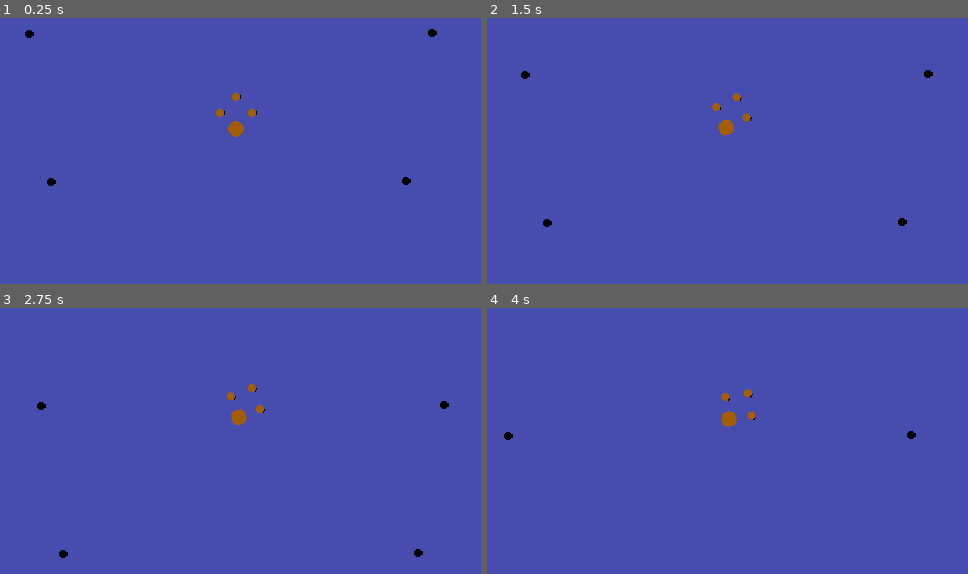
Above: before the commit, frames 1-4 (two rows, left to right).
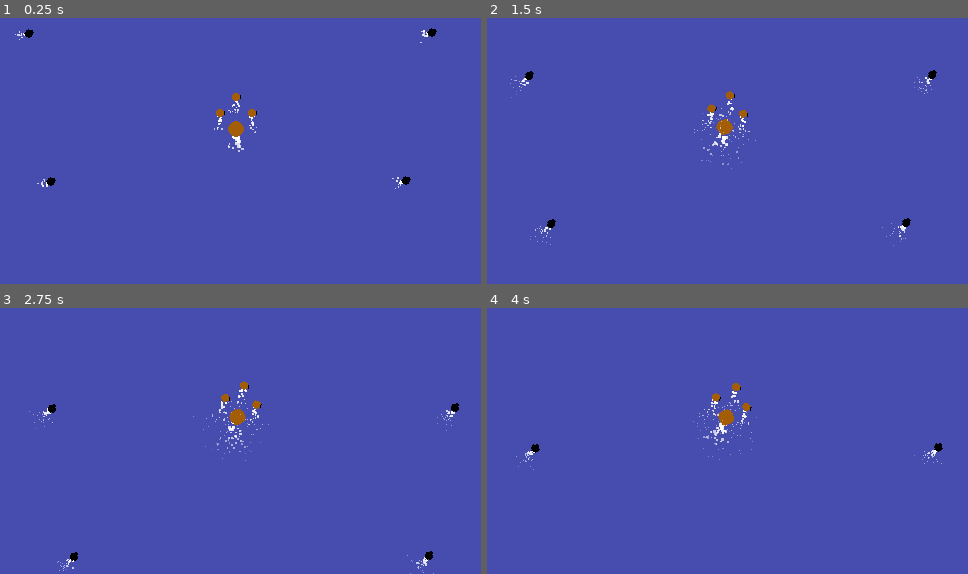
Above: after the commit, the same moments.

Repository: TDQ2/project-armada
Game: Godot game, scene res://scenes/world.tscn
Same seed, same stepped clock (60 frames per second), same inputs: the game is played once before the commit and once after it.
Inputs:
- Up to frame 1 (0.25 s): no input
- Up to frame 2 (1.5 s): hold D (right) 0.53-1.28 s; hold A (left) from 1.28 s (still down)
- Up to frame 3 (2.75 s): release A (left) at 2.03 s; hold D (right) from 2.03 s (still down)
- Up to frame 4 (4 s): release D (right) at 3.53 s; hold A (left) from 3.53 s (still down)

The runs differ from the first frame. In frame 1, 0.3% of the frame differs, in the area x 3-91%, y 3-65%; in frame 2, 0.8%; in frame 3, 1.0%, in the area x 6-96%, y 27-100%; in frame 4, 0.8%.

Commit message:
Add basic particle effects

Diff:
--- /dev/null
+++ b/scenes/effects/large_ship_trail_particles.tscn
@@ -0,0 +1,24 @@
+[gd_scene load_steps=3 format=3 uid="uid://byl18wbj3ujrg"]
+
+[sub_resource type="Curve" id="Curve_yps3e"]
+_data = [Vector2(0, 1), 0.0, 0.0, 0, 0, Vector2(0.5, 0.5), 0.0, 0.0, 0, 0, Vector2(1, 0), 0.0, 0.0, 0, 0]
+point_count = 3
+
+[sub_resource type="Gradient" id="Gradient_jjjox"]
+colors = PackedColorArray(1, 1, 1, 1, 1, 1, 1, 0)
+
+[node name="LargeShipTrailParticles" type="CPUParticles2D"]
+amount = 70
+lifetime = 0.75
+emission_shape = 3
+emission_rect_extents = Vector2(4, 2)
+direction = Vector2(0, 1)
+gravity = Vector2(0, 0)
+initial_velocity_min = 5.0
+initial_velocity_max = 30.0
+orbit_velocity_min = -0.5
+orbit_velocity_max = 0.5
+scale_amount_min = 2.0
+scale_amount_max = 4.0
+scale_amount_curve = SubResource("Curve_yps3e")
+color_ramp = SubResource("Gradient_jjjox")
--- /dev/null
+++ b/scenes/effects/small_ship_trail_particles.tscn
@@ -0,0 +1,24 @@
+[gd_scene load_steps=3 format=3 uid="uid://dv12kaisiygdn"]
+
+[sub_resource type="Curve" id="Curve_yps3e"]
+_data = [Vector2(0, 1), 0.0, 0.0, 0, 0, Vector2(0.5, 0.5), 0.0, 0.0, 0, 0, Vector2(1, 0), 0.0, 0.0, 0, 0]
+point_count = 3
+
+[sub_resource type="Gradient" id="Gradient_jjjox"]
+colors = PackedColorArray(1, 1, 1, 1, 1, 1, 1, 0)
+
+[node name="SmallShipTrailParticles" type="CPUParticles2D"]
+amount = 50
+lifetime = 0.75
+emission_shape = 3
+emission_rect_extents = Vector2(2, 2)
+direction = Vector2(0, 1)
+gravity = Vector2(0, 0)
+initial_velocity_min = 5.0
+initial_velocity_max = 30.0
+orbit_velocity_min = -0.5
+orbit_velocity_max = 0.5
+scale_amount_min = 2.0
+scale_amount_max = 2.0
+scale_amount_curve = SubResource("Curve_yps3e")
+color_ramp = SubResource("Gradient_jjjox")
--- a/scenes/enemies/enemy_ship.tscn
+++ b/scenes/enemies/enemy_ship.tscn
@@ -1,6 +1,7 @@
-[gd_scene load_steps=10 format=3 uid="uid://fwqm2qrf8b7m"]
+[gd_scene load_steps=11 format=3 uid="uid://fwqm2qrf8b7m"]
 
 [ext_resource type="Texture2D" uid="uid://cgoik4vfcn8ci" path="res://textures/enemy_ships/enemyship_ph.png" id="1_scyvl"]
+[ext_resource type="PackedScene" uid="uid://dv12kaisiygdn" path="res://scenes/effects/small_ship_trail_particles.tscn" id="2_j1gvb"]
 [ext_resource type="PackedScene" uid="uid://c8q4gn3yxq5gk" path="res://scenes/components/hurtbox_component.tscn" id="3_0wb5s"]
 [ext_resource type="PackedScene" uid="uid://dvi0t2ejicoky" path="res://scenes/components/detection_component.tscn" id="3_26yc4"]
 [ext_resource type="PackedScene" uid="uid://dg8pictpm7ib6" path="res://scenes/components/health_component.tscn" id="4_awypu"]
@@ -18,9 +19,14 @@
 
 [node name="Cannon" parent="." instance=ExtResource("8_j1gvb")]
 source = 2
+damage = 40.0
 
 [node name="DetectionComponent" parent="Cannon" index="3"]
 collision_mask = 2
+
+[node name="SmallShipTrailParticles" parent="Cannon" instance=ExtResource("2_j1gvb")]
+position = Vector2(-2, 0)
+rotation = 1.5707964
 
 [node name="Sprite2D" type="Sprite2D" parent="."]
 texture = ExtResource("1_scyvl")
--- a/scenes/player/armada.tscn
+++ b/scenes/player/armada.tscn
@@ -6,6 +6,7 @@
 
 [node name="Armada" type="Node2D"]
 script = ExtResource("1_eqf4f")
+rotation_speed = 0.005
 
 [node name="Ships" type="Node2D" parent="."]
 
--- a/scenes/player/flagship_placeholder.tscn
+++ b/scenes/player/flagship_placeholder.tscn
@@ -1,5 +1,6 @@
-[gd_scene load_steps=6 format=3 uid="uid://clnusjnr5hl7l"]
+[gd_scene load_steps=7 format=3 uid="uid://clnusjnr5hl7l"]
 
+[ext_resource type="PackedScene" uid="uid://byl18wbj3ujrg" path="res://scenes/effects/large_ship_trail_particles.tscn" id="1_avvwv"]
 [ext_resource type="Texture2D" uid="uid://bvqev2fahe5y4" path="res://textures/player_ships/flagship_ph.png" id="1_unktg"]
 [ext_resource type="PackedScene" uid="uid://c8q4gn3yxq5gk" path="res://scenes/components/hurtbox_component.tscn" id="2_dnybm"]
 [ext_resource type="PackedScene" uid="uid://dg8pictpm7ib6" path="res://scenes/components/health_component.tscn" id="3_fxxv8"]
@@ -9,6 +10,9 @@
 radius = 8.0
 
 [node name="FlagshipPlaceholder" type="Node2D"]
+
+[node name="LargeShipTrailParticles" parent="." instance=ExtResource("1_avvwv")]
+position = Vector2(0, 4)
 
 [node name="Sprite2D" type="Sprite2D" parent="."]
 texture = ExtResource("1_unktg")
--- a/scenes/player/gunship_placeholder.tscn
+++ b/scenes/player/gunship_placeholder.tscn
@@ -1,5 +1,6 @@
-[gd_scene load_steps=7 format=3 uid="uid://rj8g5emnw0ft"]
+[gd_scene load_steps=8 format=3 uid="uid://rj8g5emnw0ft"]
 
+[ext_resource type="PackedScene" uid="uid://dv12kaisiygdn" path="res://scenes/effects/small_ship_trail_particles.tscn" id="1_100fk"]
 [ext_resource type="PackedScene" uid="uid://b1ng1pjygnelh" path="res://scenes/weapons/cannon.tscn" id="1_ea2gg"]
 [ext_resource type="Texture2D" uid="uid://b0kndjjewwqv" path="res://textures/player_ships/gunship_ph.png" id="1_kxk2p"]
 [ext_resource type="PackedScene" uid="uid://c8q4gn3yxq5gk" path="res://scenes/components/hurtbox_component.tscn" id="4_eye42"]
@@ -10,6 +11,9 @@
 radius = 4.0
 
 [node name="GunshipPlaceholder" type="Node2D"]
+
+[node name="SmallShipTrailParticles" parent="." instance=ExtResource("1_100fk")]
+position = Vector2(0, 2)
 
 [node name="Cannon" parent="." instance=ExtResource("1_ea2gg")]
 source = 1
--- a/scripts/components/movement_component.gd
+++ b/scripts/components/movement_component.gd
@@ -37,6 +37,7 @@
 		State.PURSUE: _pursue(delta)
 		State.RETURN: _return(delta)
 		State.IDLE: _idle(delta)
+	get_parent().rotation = direction.angle()
 
 # State functions
 func _patrol(delta: float) -> void:
--- a/scripts/weapons/cannon.gd
+++ b/scripts/weapons/cannon.gd
@@ -1,9 +1,10 @@
 extends Node2D
 
-signal shoot(target: Data.ProjectileSource, pos: Vector2, direction: Vector2)
+signal shoot(source: Data.ProjectileSource, pos: Vector2, direction: Vector2, damage)
 
 @export var cannon_range := 4
 @export var source: Data.ProjectileSource = Data.ProjectileSource.UNDEFINED #Must be set in the editor
+@export var damage := 20.0
 
 @onready var detection_component: DetectionComponent = $DetectionComponent
 
@@ -31,10 +32,14 @@
 	target = null
 
 func _shoot() -> void:
-	emit_signal("shoot", source, global_position, (target.global_position - global_position).normalized())
+	_shoot_sw(source, global_position, (target.global_position - global_position).normalized(), damage)
 	$ShootSound.play(0.25)
 	can_shoot = false
 	$CooldownTimer.start()
 
+#shoot signal wrapper for type satefy
+func _shoot_sw(source_: Data.ProjectileSource, pos: Vector2, direction: Vector2, damage_) -> void:
+	emit_signal("shoot", source_, pos, direction, damage_)
+
 func _on_cooldown_timer_timeout() -> void:
 	can_shoot = true
--- a/scripts/weapons/cannonball.gd
+++ b/scripts/weapons/cannonball.gd
@@ -3,9 +3,10 @@
 var direction: Vector2
 @export var speed := 200
 
-func setup(pos: Vector2, dir: Vector2) -> void:
+func setup(pos: Vector2, dir: Vector2, damage: float) -> void:
 	position = pos
 	direction = dir
+	$DamageComponent.amount = damage
 	rotation = direction.angle()
 
 func _physics_process(delta: float) -> void:
--- a/scripts/world.gd
+++ b/scripts/world.gd
@@ -12,17 +12,17 @@
 	for child in node.get_children():
 		_connect_cannons(child)
 
-func handle_cannon_fire(source: Data.ProjectileSource, pos: Vector2, dir: Vector2) -> void:
+func handle_cannon_fire(source: Data.ProjectileSource, pos: Vector2, dir: Vector2, damage: float) -> void:
 	match source:
-		Data.ProjectileSource.PLAYER: _create_player_cannonball(pos, dir)
-		Data.ProjectileSource.ENEMY: _create_enemy_cannonball(pos, dir)
+		Data.ProjectileSource.PLAYER: _create_player_cannonball(pos, dir, damage)
+		Data.ProjectileSource.ENEMY: _create_enemy_cannonball(pos, dir, damage)
 
-func _create_player_cannonball(pos: Vector2, dir: Vector2) -> void:
+func _create_player_cannonball(pos: Vector2, dir: Vector2, damage: float) -> void:
 	var player_cannonball = player_cannonball_scene.instantiate()
-	player_cannonball.setup(pos, dir)
+	player_cannonball.setup(pos, dir, damage)
 	$Projectiles.add_child(player_cannonball)
 
-func _create_enemy_cannonball(pos: Vector2, dir: Vector2) -> void:
+func _create_enemy_cannonball(pos: Vector2, dir: Vector2, damage: float) -> void:
 	var enemy_cannonball = enemy_cannonball_scene.instantiate()
-	enemy_cannonball.setup(pos, dir)
+	enemy_cannonball.setup(pos, dir, damage)
 	$Projectiles.add_child(enemy_cannonball)
